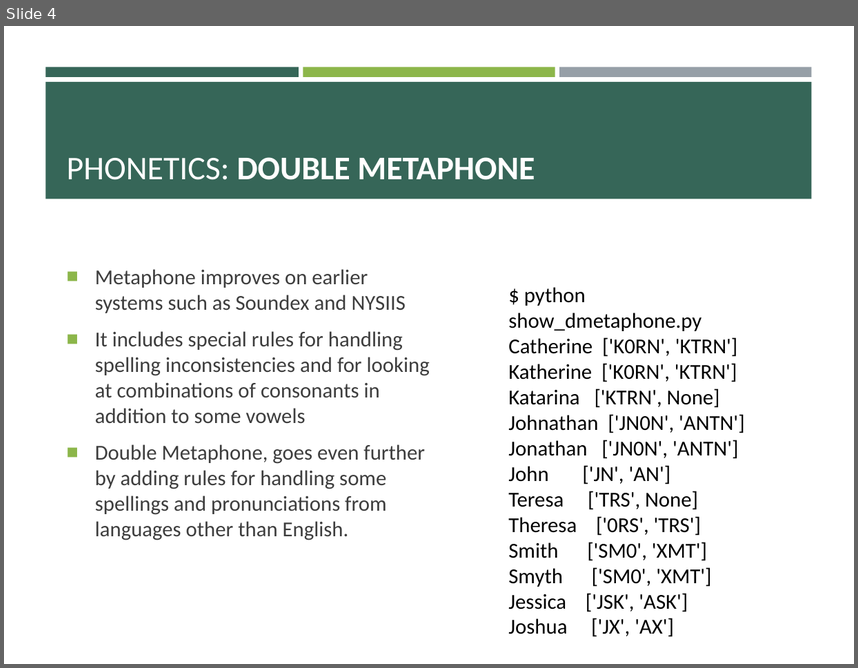
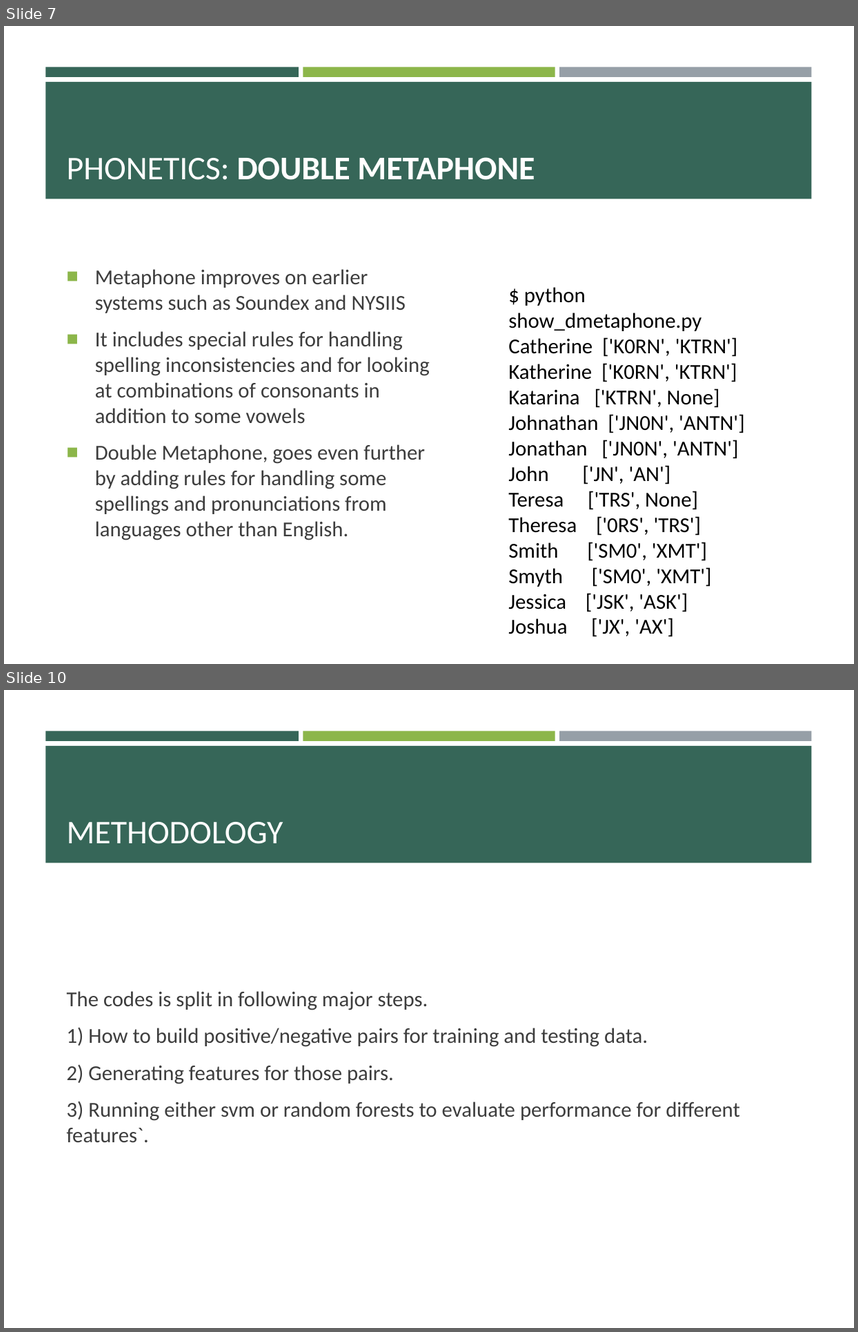
Before and after one commit to pulkitjain1004/autoRL, a slide deck: Record_Linkage.pptx. Shown one above the other, each under a label of ours: slide 4 before the commit, slides 7 and 10 after it; the slides between them are not shown. The pictures are 858x668 and 858x1332 pixels, drawn with LibreOffice and Linux fonts; fonts in the diff are those of the drawing. Boxes give left, top, right and bottom in pixels: in the first picture for what was removed or moved away, otherwise in the second. Text is boxed around its words. In the diff, an @@ line names an element or a change of style, - is before the commit and + after.

```diff
--- a/Record_Linkage.pptx
+++ b/Record_Linkage.pptx
@@ slide 10 added at [4, 690, 854, 1328], background #FFFFFF; not listed: 4 template elements that a slide beside it also shows @@
@@ title added at [67, 822, 283, 844], 28 pt, text #FFFFFF @@
+METHODOLOGY
@@ text added at [67, 991, 740, 1143], 18 pt, text #3D3D3D @@
+The codes is split in following major steps.
+1) How to build positive/negative pairs for training and testing data.
+2) Generating features for those pairs.
+3) Running either svm or random forests to evaluate performance for different features`.
@@ what was slide 4 is now slide 7 @@
```
Also in this commit, not shown: 1 slide changed, 21 other slides added, 1 slide removed.
